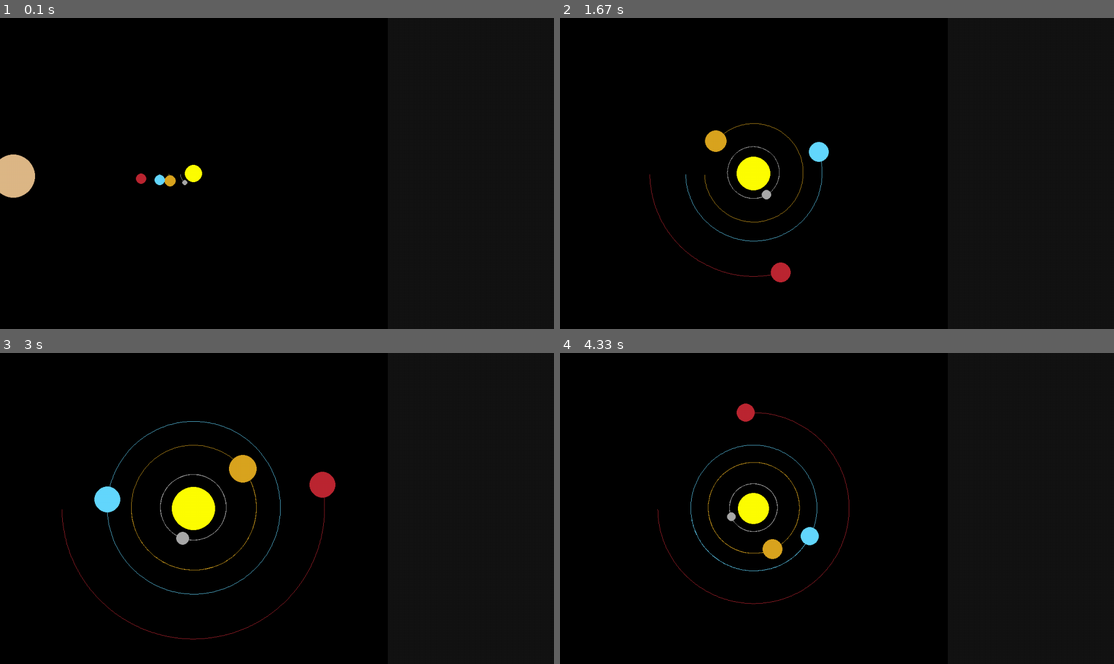
Above: before the commit, frames 1-4 (two rows, left to right).
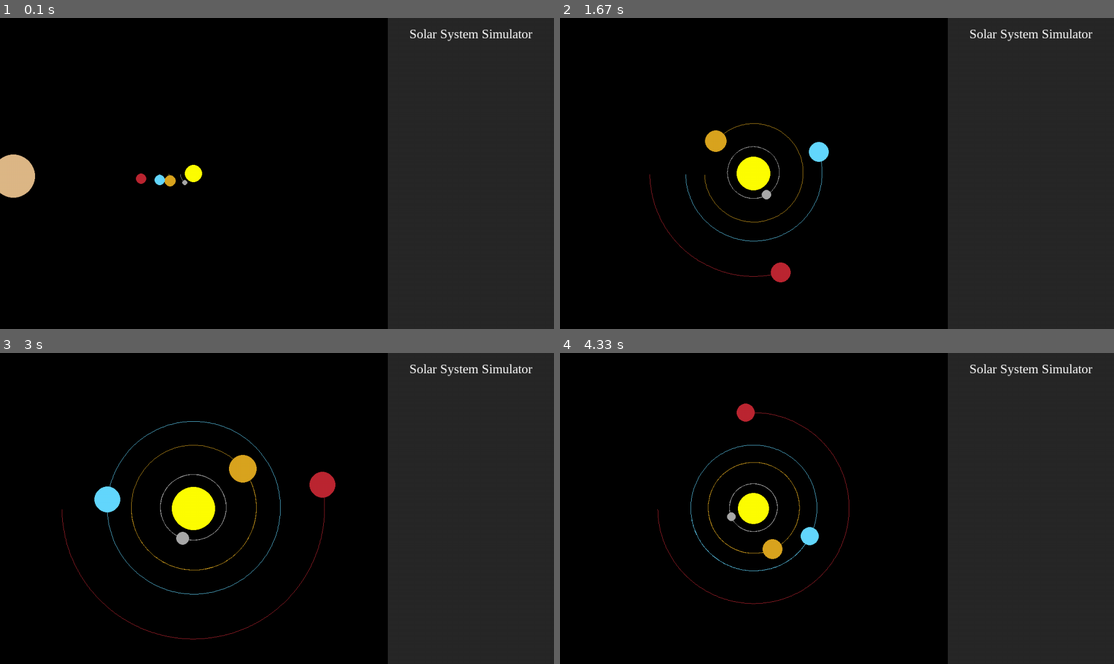
Above: after the commit, the same moments.

Repository: anant2025grad/planet-simulator-with-pygame
Game: pygame game, started from planetSim.py
Two runs of this game, one before a commit and one after it. Both use one fixed random seed, a clock stepped at 60 frames per second and the inputs below.
Inputs:
- Up to frame 1 (0.1 s): no input
- Up to frame 2 (1.67 s): hold Up 0.33-0.8 s; hold Down 0.83-1.13 s; hold Up 1.17-1.53 s; hold Down from 1.57 s (still down)
- Up to frame 3 (3 s): release Down at 1.93 s; hold Up 1.97-2.27 s; hold Down 2.3-2.6 s; hold Up from 2.63 s (still down)
- Up to frame 4 (4.33 s): release Up at 3 s; hold Down 3.03-3.4 s; hold Up 3.43-3.73 s; hold Down 3.77-4.07 s; hold Up from 4.1 s (still down)

The runs differ from the first frame. In frame 1, 0.3% of the frame differs, in the area x 74-97%, y 3-8%; in frame 2, 0.3%; in frame 3, 0.3%; in frame 4, 0.3%.

Commit message:
added initial text to info panel. subject to changes and improvements.

Diff:
--- a/planetSim.py
+++ b/planetSim.py
@@ -4,7 +4,7 @@
 pygame.init()
 
 # Fullscreen
-WIN = pygame.display.set_mode((0, 0), pygame.FULLSCREEN)
+WIN = pygame.display.set_mode((0, 0), pygame.WINDOWMAXIMIZED)
 WIDTH, HEIGHT = WIN.get_size()
 pygame.display.set_caption("Solar System Simulation")
 
@@ -126,7 +126,20 @@
         clock.tick(120)
         WIN.fill((0, 0, 0))
 
-        pygame.draw.rect(WIN, (20, 20, 20), (SIM_WIDTH, 0, WIDTH - SIM_WIDTH, HEIGHT))
+        # info panel text
+        info_panel = pygame.draw.rect(WIN, (40, 40, 40), (SIM_WIDTH, 0, WIDTH - SIM_WIDTH, HEIGHT))
+        font = pygame.font.SysFont("Times New Roman", 30, False, False)
+        text_surface = font.render("Solar System Simulator", True, (255, 255, 255))
+
+        # finding center of panel
+        panel_center_x = SIM_WIDTH + (WIDTH - SIM_WIDTH) // 2
+        text_x = panel_center_x - text_surface.get_width() // 2
+
+        WIN.blit(text_surface, (text_x, 20))
+
+
+
+
 
         keys = pygame.key.get_pressed()
 
